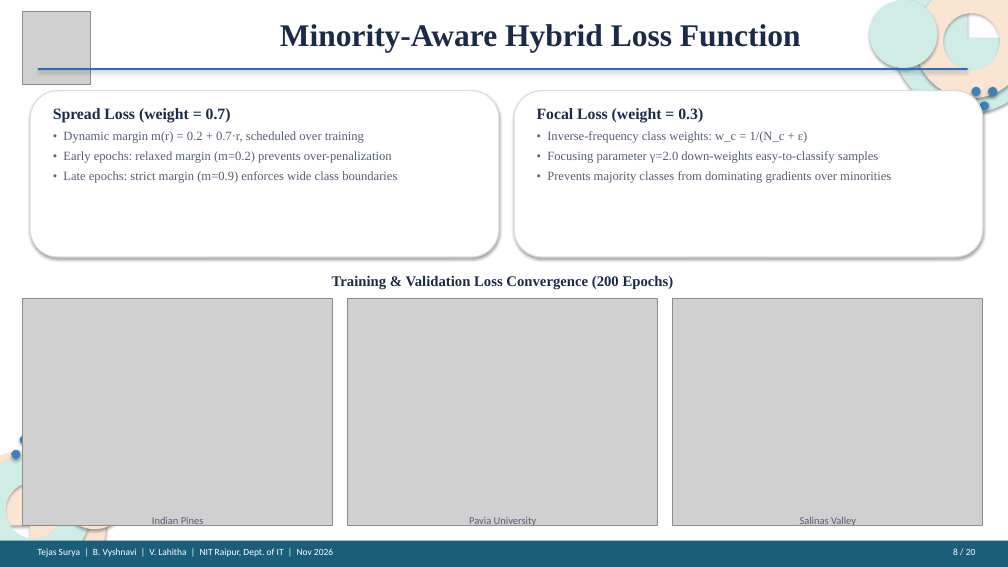
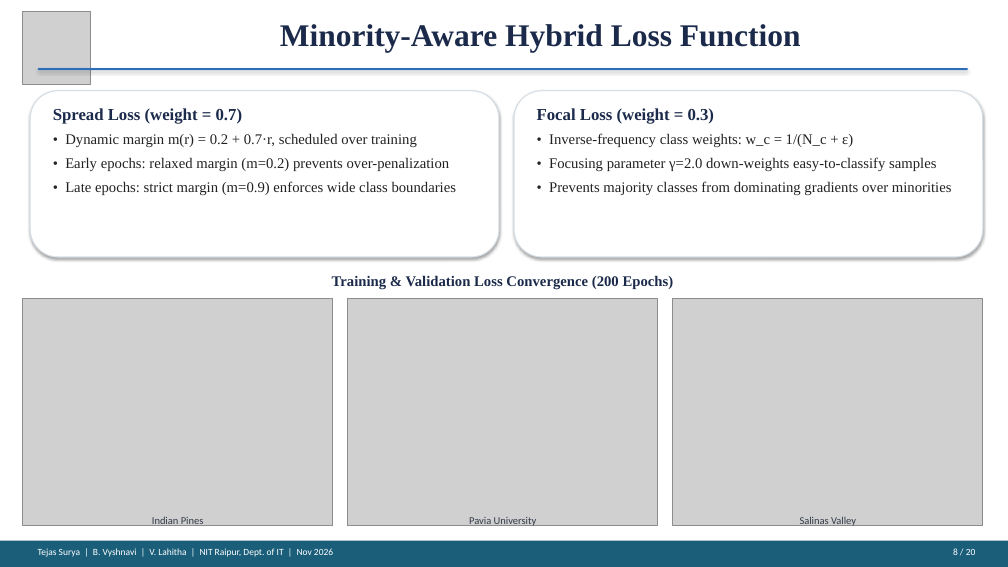
Before and after one commit to codeforlifeee/paper, a slide deck: slide 8 of SGSCF_Net_Final_Presentation.pptx. Drawn at 1008x567 pixels with LibreOffice and Linux fonts; fonts in the diff are those of the drawing; grey boxes stand for pictures. Boxes give left, top, right and bottom in pixels: in the first picture for what was removed or moved away, otherwise in the second. Text is boxed around its words. In the diff, an @@ line names an element or a change of style, - is before the commit and + after.

```diff
--- a/SGSCF_Net_Final_Presentation.pptx
+++ b/SGSCF_Net_Final_Presentation.pptx
@@ ellipse removed at box(870, 0, 938, 68) @@
@@ pie slice (boxed as its full ellipse) removed at box(892, 0, 1008, 113) @@
@@ donut removed at box(915, 0, 1008, 98) @@
@@ ellipse removed at box(972, 87, 981, 96) @@
@@ ellipse removed at box(988, 87, 997, 96) @@
@@ text "Spread Loss (weight = 0.7)" at box(53, 108, 457, 195): size 15 to 16 pt in "Spread Loss (weight = 0.7)"; size 12 to 14 pt, text colour #555F71 to #222222 in "• Dynamic margin m(r) = 0.2 + ...", "• Early epochs: relaxed margin (m=0.2) prevents ...", "• Late epochs: strict margin (m=0.9) enforces ..."; more space between paragraphs @@
@@ text "Focal Loss (weight = 0.3)" at box(537, 108, 952, 195): size 15 to 16 pt in "Focal Loss (weight = 0.3)"; size 12 to 14 pt, text colour #555F71 to #222222 in "• Inverse-frequency class weights: w_c = 1/(N_c ...", "• Focusing parameter γ=2.0 down-weights easy-to-classify sam ...", "• Prevents majority classes from dominating gradients ..."; more space between paragraphs @@
@@ ellipse removed at box(980, 101, 989, 110) @@
@@ ellipse removed at box(20, 436, 29, 445) @@
@@ pie slice (boxed as its full ellipse) removed at box(0, 450, 106, 567) @@
@@ donut removed at box(0, 454, 91, 567) @@
@@ ellipse removed at box(11, 450, 20, 459) @@
@@ ellipse removed at box(60, 461, 129, 529) @@
@@ text colour #555F71 to #333A47 in 3 elements at box(152, 517, 204, 527), box(469, 517, 537, 527), box(800, 516, 856, 527) @@
```
Also in this commit, not shown: 19 other slides changed, 1 other file.
